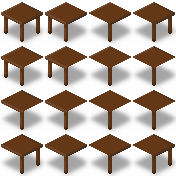
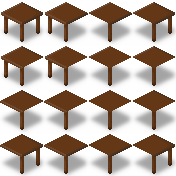
Two versions of the same layered image (176 x 176). Layer-by-layer changes:
painted on "Edge bright" over (x1=0, y1=101, x2=45, y2=147)
painted on "Edge dark" over (x1=87, y1=13, x2=132, y2=147)
